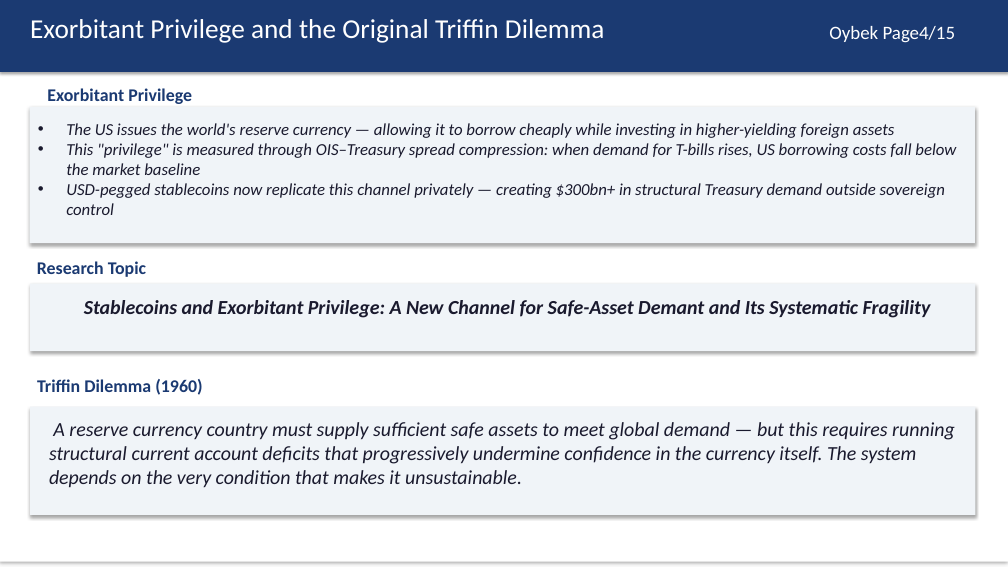
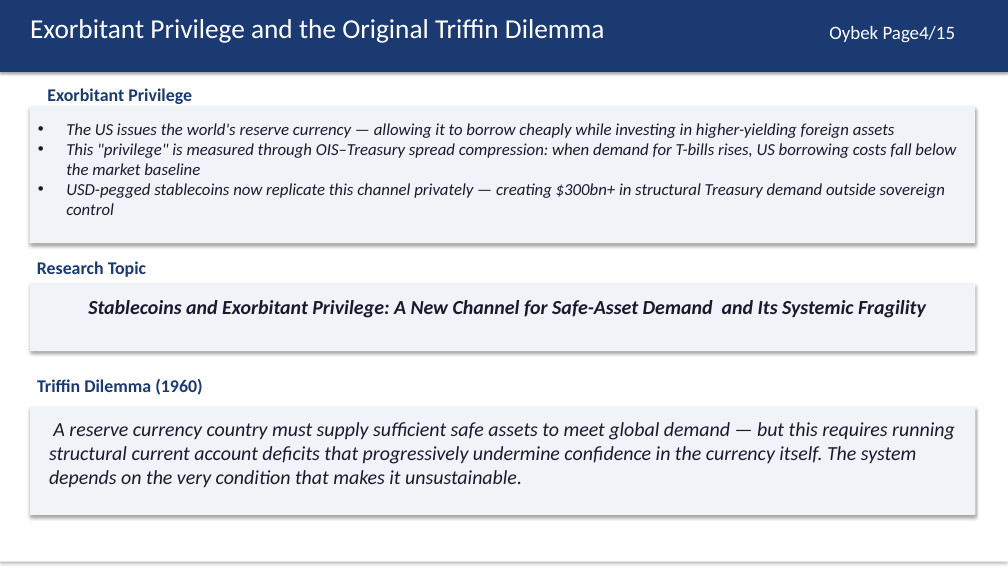
Before and after one commit to kimmireu0921/Stablecoins-and-the-Exorbitant-Privilege, a slide deck: slide 4 of FINAL_0512_Stablecoin_Exorbitant_Privilege.pptx. Drawn at 1008x567 pixels with LibreOffice and Linux fonts; fonts in the diff are those of the drawing. Boxes give left, top, right and bottom in pixels: in the first picture for what was removed or moved away, otherwise in the second. Text is boxed around its words. In the diff, an @@ line names an element or a change of style, - is before the commit and + after.

Commit message:
Update presentation file for clarity and content enhancement

```diff
--- a/FINAL_0512_Stablecoin_Exorbitant_Privilege.pptx
+++ b/FINAL_0512_Stablecoin_Exorbitant_Privilege.pptx
@@ text at (88, 300, 926, 318): text changed @@
-Stablecoins and Exorbitant Privilege: A New Channel for Safe-Asset Demant and Its Systematic Fragility
+Stablecoins and Exorbitant Privilege: A New Channel for Safe-Asset Demand and Its Systemic Fragility
```
